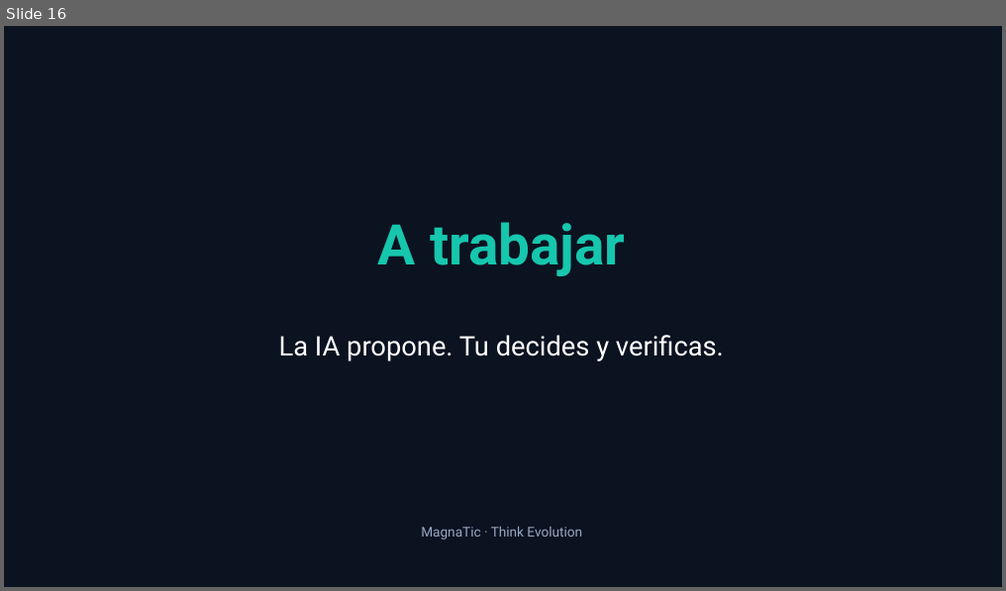
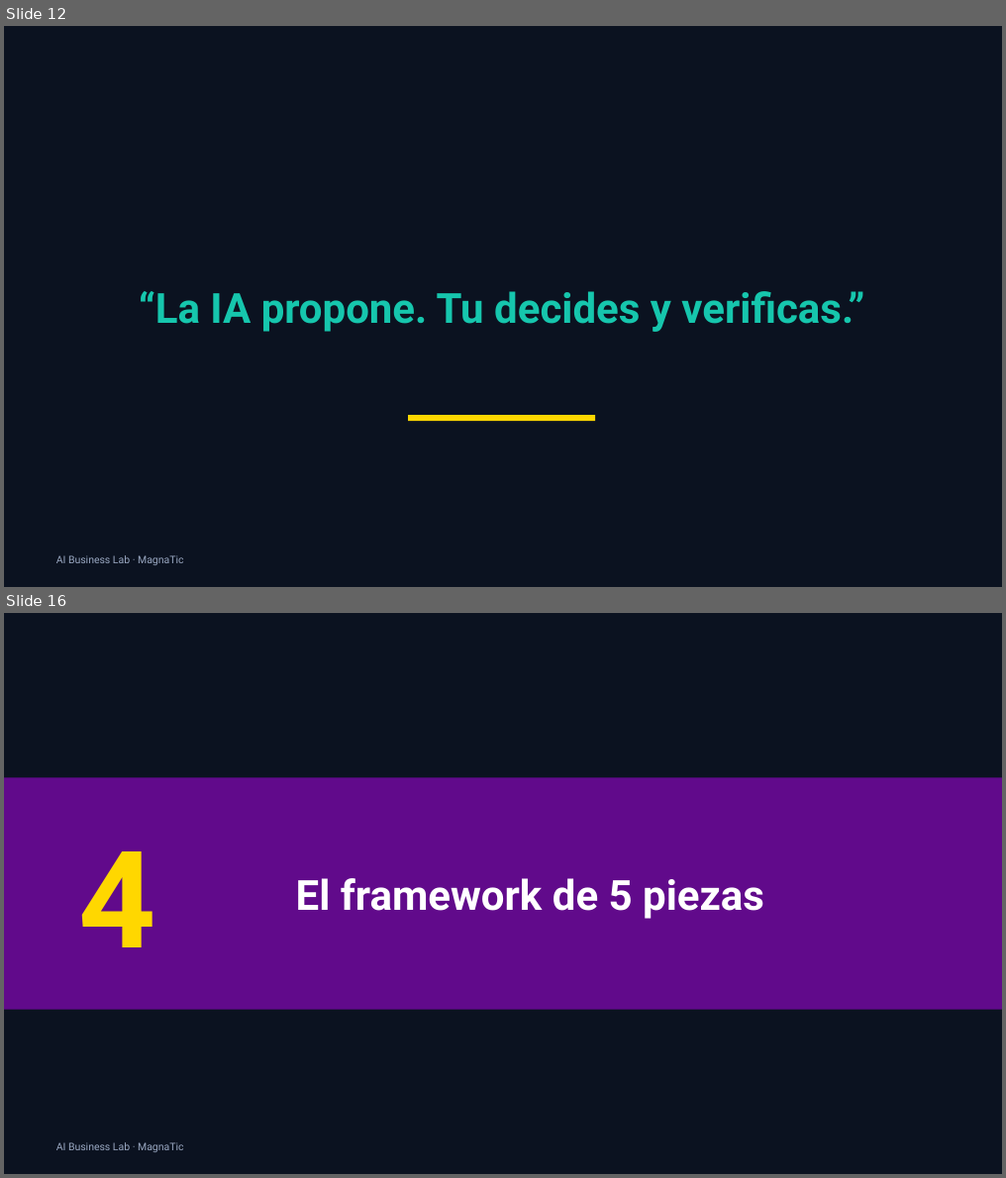
Before and after one commit to xander0408/CURSOS, a slide deck: AI-Business-Lab-Presentacion.pptx. Shown one above the other, each under a label of ours: slide 16 before the commit, slides 12 and 16 after it; the slides between them are not shown. The pictures are 1006x591 and 1006x1178 pixels, drawn with LibreOffice and Linux fonts; fonts in the diff are those of the drawing. Boxes give left, top, right and bottom in pixels: in the first picture for what was removed or moved away, otherwise in the second. Text is boxed around its words. In the diff, an @@ line names an element or a change of style, - is before the commit and + after.

```diff
--- a/AI-Business-Lab-Presentacion.pptx
+++ b/AI-Business-Lab-Presentacion.pptx
@@ slide 16 added at (4,613,1002,1174), background #0B1220 @@
@@ rectangle added at (4,777,1002,1010), fill #610A8B @@
@@ text added at (78,852,155,948), 130 pt, text #FFD700, bold @@
+4
@@ text added at (296,878,764,919), 40 pt, text #FFFFFF, bold @@
+El framework de 5 piezas
@@ text added at (56,1143,183,1153), 10 pt, text #9AA8C2 @@
+AI Business Lab · MagnaTic
@@ what was slide 16 is now slide 12 @@
@@ slide 12 changed as well @@
@@ text "“La IA propone. Tu decides ..." at (139,291,864,332): vertical alignment top to middle @@
@@ text removed at (378,222,625,276) @@
-A trabajar
@@ text at (139,291,864,332): text changed; size 26 to 40 pt; text colour #FFFFFF to #16C6AD; bold on @@
-La IA propone. Tu decides y verificas.
+“La IA propone. Tu decides y verificas.”
@@ rectangle added at (408,415,595,421), fill #FFD700 @@
@@ text at (56,556,183,566): text changed; size 13 to 10 pt @@
-MagnaTic · Think Evolution
+AI Business Lab · MagnaTic
```
Also in this commit, not shown: 5 other slides changed, 24 other slides added, 10 slides removed, 8 other files.
